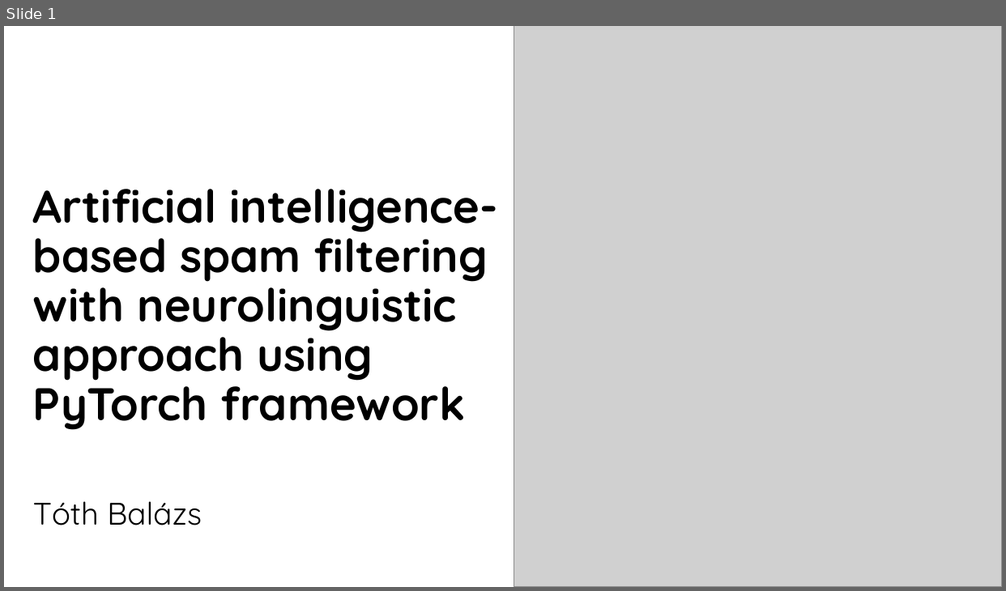
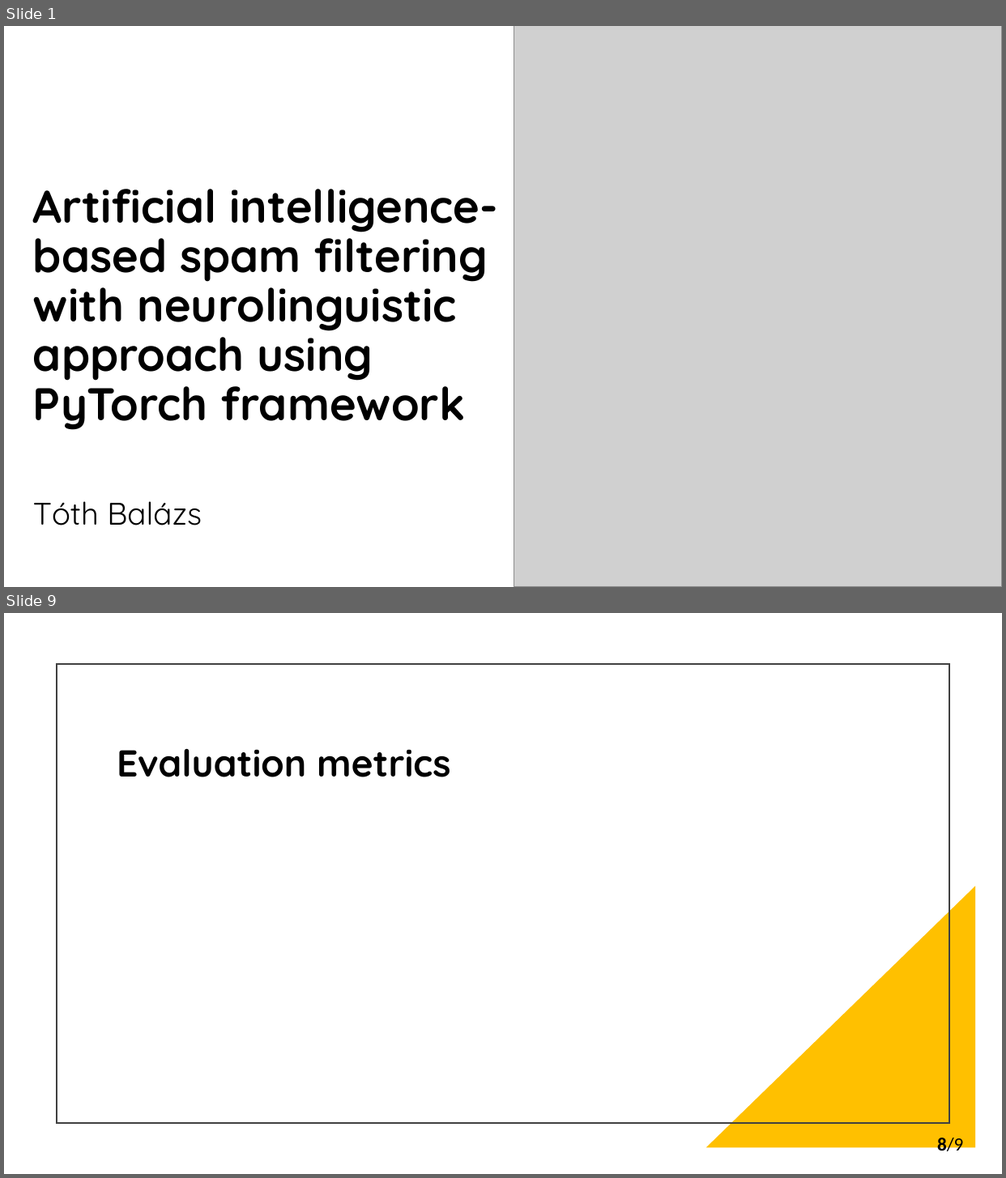
Before and after one commit to 0xbalazstoth/Projektmunka, a slide deck: publikacio/MWZX0D_PROJ_PREZ.pptx. Shown one above the other, each under a label of ours: slide 1 before the commit, slides 1 and 9 after it; the slides between them are not shown. The pictures are 1006x591 and 1006x1178 pixels, drawn with LibreOffice and Linux fonts; fonts in the diff are those of the drawing; grey boxes stand for pictures. Boxes give left, top, right and bottom in pixels: in the first picture for what was removed or moved away, otherwise in the second. Text is boxed around its words. In the diff, an @@ line names an element or a change of style, - is before the commit and + after.

```diff
--- a/publikacio/MWZX0D_PROJ_PREZ.pptx
+++ b/publikacio/MWZX0D_PROJ_PREZ.pptx
@@ slide 9 added at <box>4,613,1002,1174</box>, background #FFFFFF @@
@@ rectangle added at <box>57,664,949,1122</box>, outline #404040 1.5 pt @@
@@ title added at <box>117,749,450,777</box>, 36 pt, text #000000, bold @@
+Evaluation metrics
@@ right triangle added at <box>706,886,976,1148</box>, fill #FFC000 @@
@@ text added at <box>937,1138,963,1156</box>, 18 pt, text #000000 @@
+8/9
```
Also in this commit, not shown: 4 slides changed, 5 other slides added, 2 slides removed, 28 other files.
